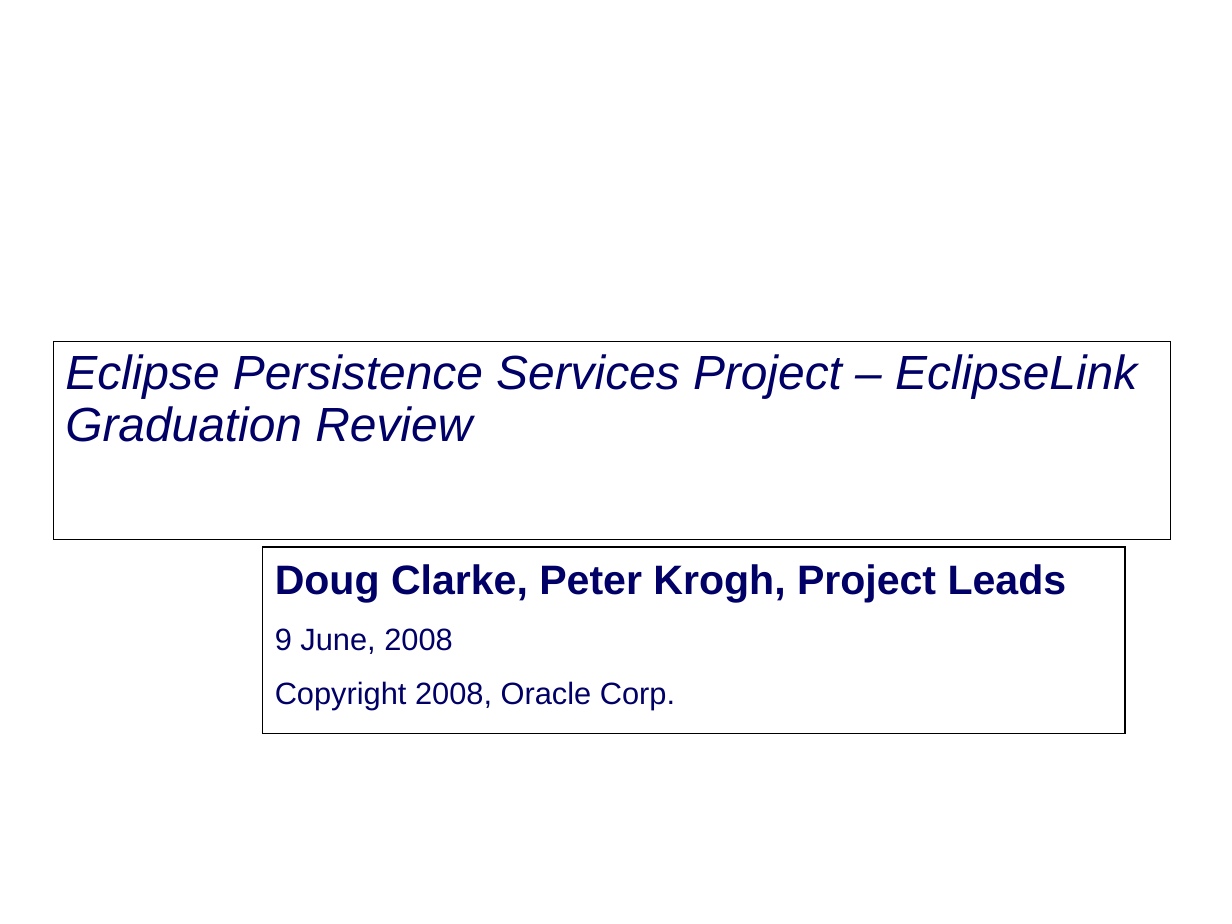
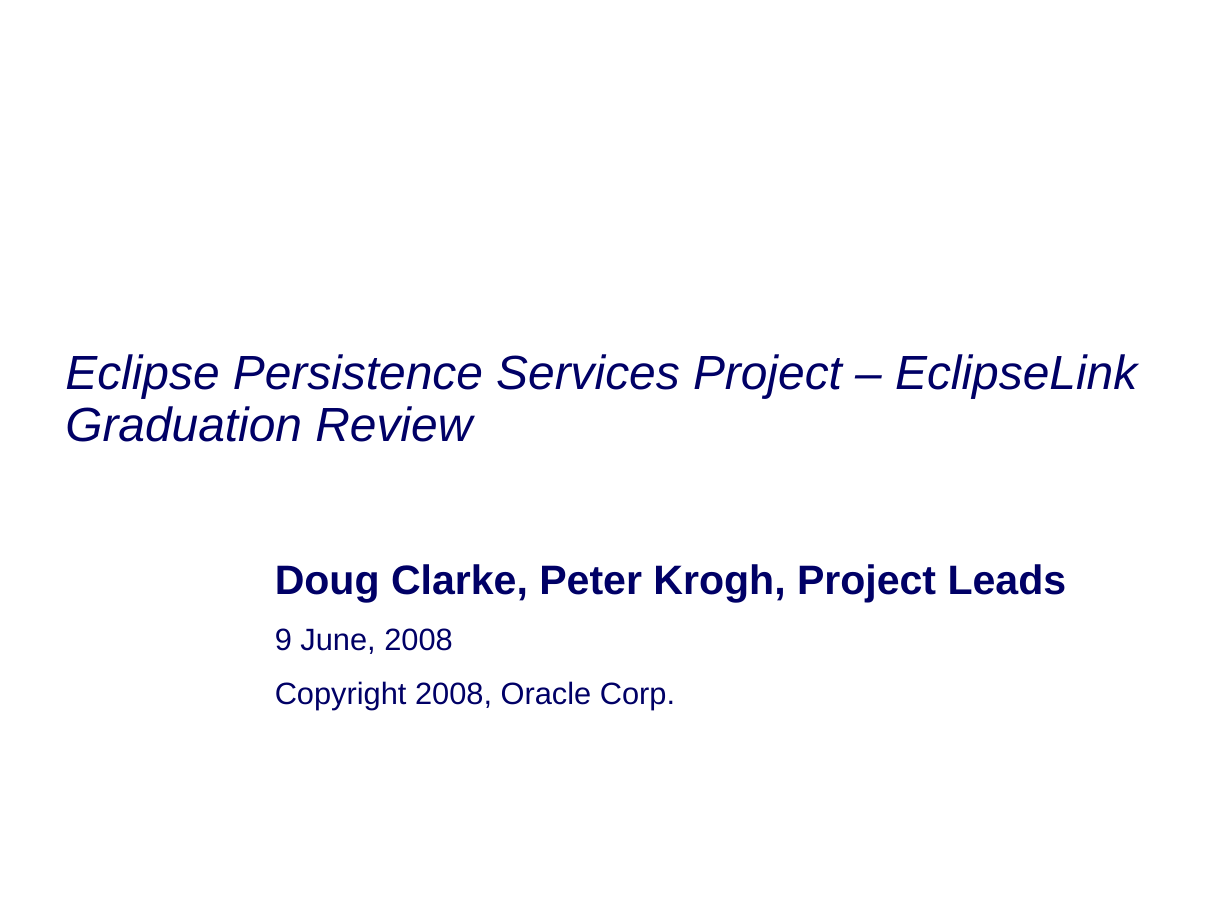
Before and after one commit to eclipse-ee4j/eclipselink, a slide deck: slide 1 of project-admin/Graduation_Review.ppt. Drawn at 1232x924 pixels with LibreOffice and Linux fonts; fonts in the diff are those of the drawing; background and template pictures are left out. Boxes give left, top, right and bottom in pixels: in the first picture for what was removed or moved away, otherwise in the second. Text is boxed around its words. In the diff, an @@ line names an element or a change of style, - is before the commit and + after.

Commit message:
Prep for 1st Draft of Graduation review

```diff
--- a/project-admin/Graduation_Review.ppt
+++ b/project-admin/Graduation_Review.ppt
@@ title "Eclipse Persistence Services Project – ...": place and size @@
-title "Eclipse Persistence Services Project – ..." at bbox=[53, 341, 1170, 540]
+title "Eclipse Persistence Services Project – ..." at bbox=[65, 354, 1137, 442]
@@ title "Eclipse Persistence Services Project – ..." at bbox=[65, 354, 1137, 442]: fill #FFFFFF to none; outline #000000 0.74 pt to none @@
@@ subtitle "Doug Clarke, Peter Krogh, Project ...": place and size @@
-subtitle "Doug Clarke, Peter Krogh, Project ..." at bbox=[262, 547, 1125, 733]
+subtitle "Doug Clarke, Peter Krogh, Project ..." at bbox=[275, 564, 1067, 710]
@@ subtitle "Doug Clarke, Peter Krogh, Project ..." at bbox=[275, 564, 1067, 710]: fill #FFFFFF to none; outline #000000 0.74 pt to none @@
```
Also in this commit, not shown: 2 other slides changed, 7 slides added.
